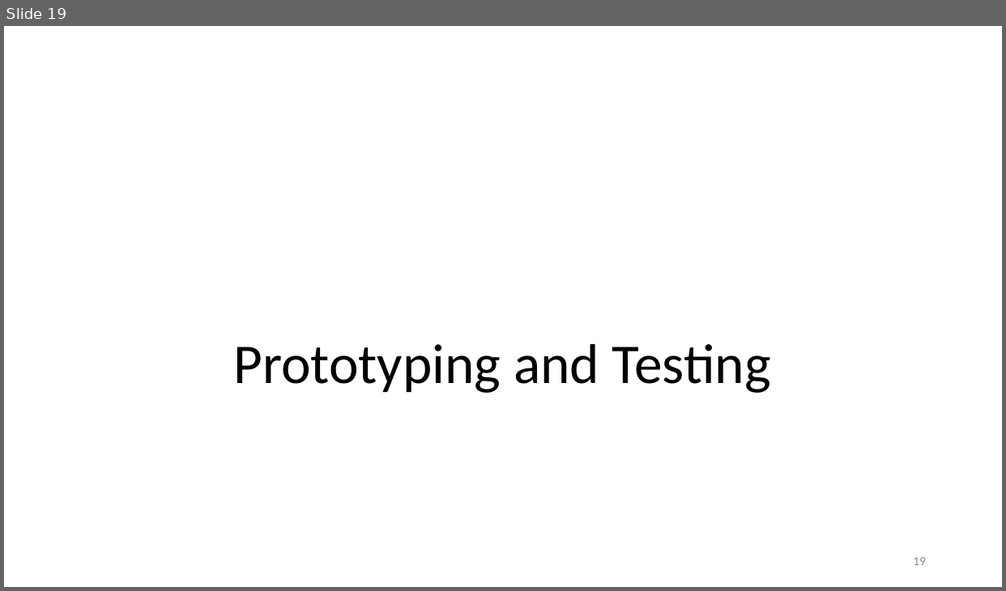
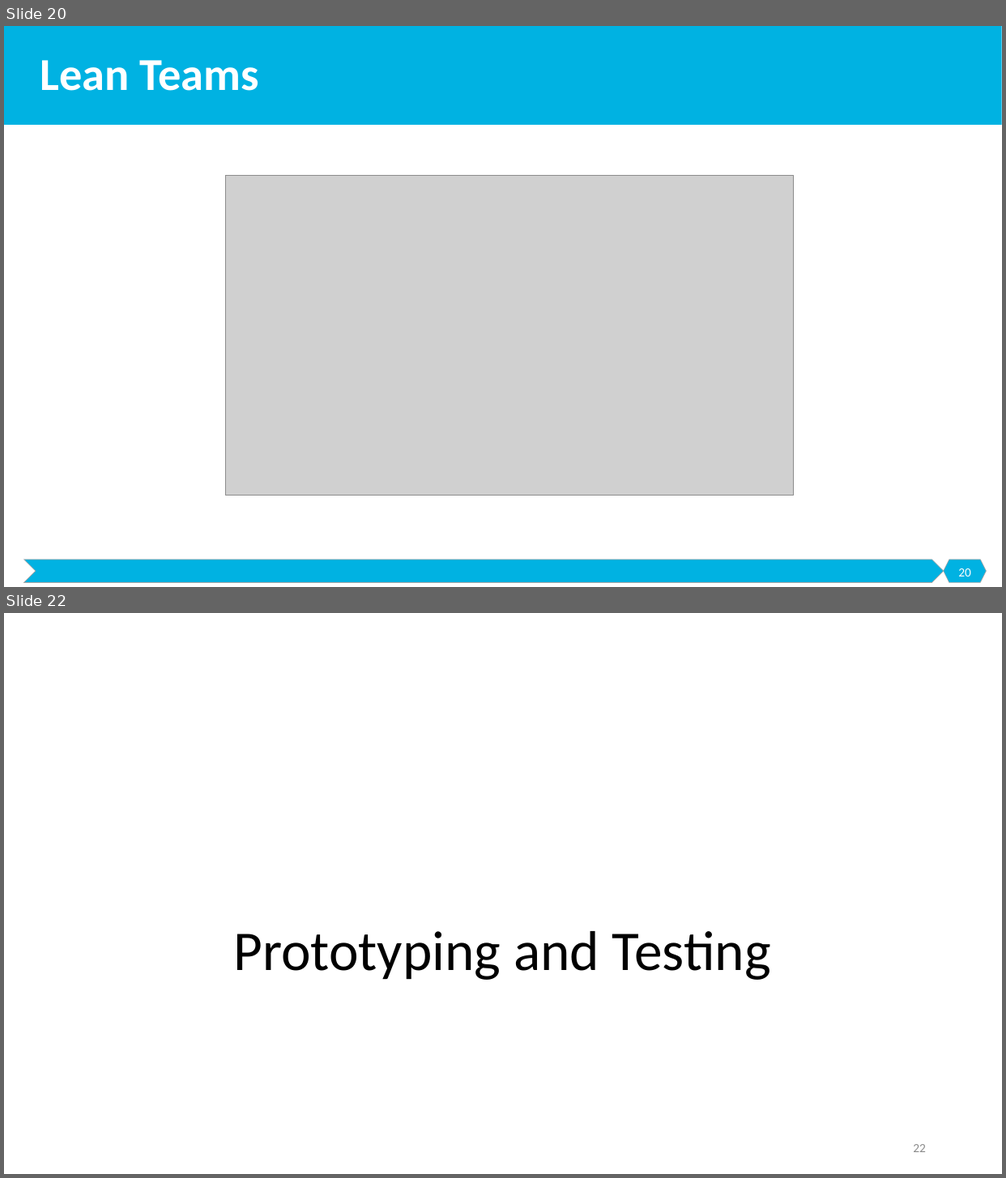
Before and after one commit to malenezi/malenezi, a slide deck: SE495/Lectures/4-Development and Prototyping/Development and Prototyping.pptx. Shown one above the other, each under a label of ours: slide 19 before the commit, slides 20 and 22 after it; the slides between them are not shown. The pictures are 1006x591 and 1006x1178 pixels, drawn with LibreOffice and Linux fonts; fonts in the diff are those of the drawing; grey boxes stand for pictures. Boxes give left, top, right and bottom in pixels: in the first picture for what was removed or moved away, otherwise in the second. Text is boxed around its words. In the diff, an @@ line names an element or a change of style, - is before the commit and + after.

```diff
--- a/SE495/Lectures/4-Development and Prototyping/Development and Prototyping.pptx
+++ b/SE495/Lectures/4-Development and Prototyping/Development and Prototyping.pptx
@@ slide 20 added at [4, 26, 1002, 587], background #FFFFFF @@
@@ rectangle added at [4, 26, 1002, 125], fill #00B2E2 @@
@@ title added at [40, 60, 259, 91], 44 pt, text #FFFFFF, bold @@
+Lean Teams
@@ picture added at [226, 175, 793, 495] @@
@@ chevron added at [24, 560, 944, 583], fill #00B2E2, outline #A5A5A5 0.5 pt @@
@@ hexagon added at [944, 560, 987, 583], fill #00B2E2, outline #A5A5A5 0.5 pt @@
@@ page number added at [958, 569, 971, 577], 12 pt, text #FFFFFF @@
+20
@@ what was slide 19 is now slide 22 @@
@@ page number at [913, 1144, 926, 1152]: text changed @@
-19
+22
```
Also in this commit, not shown: 3 slides changed, 7 other slides added, 2 other files.
